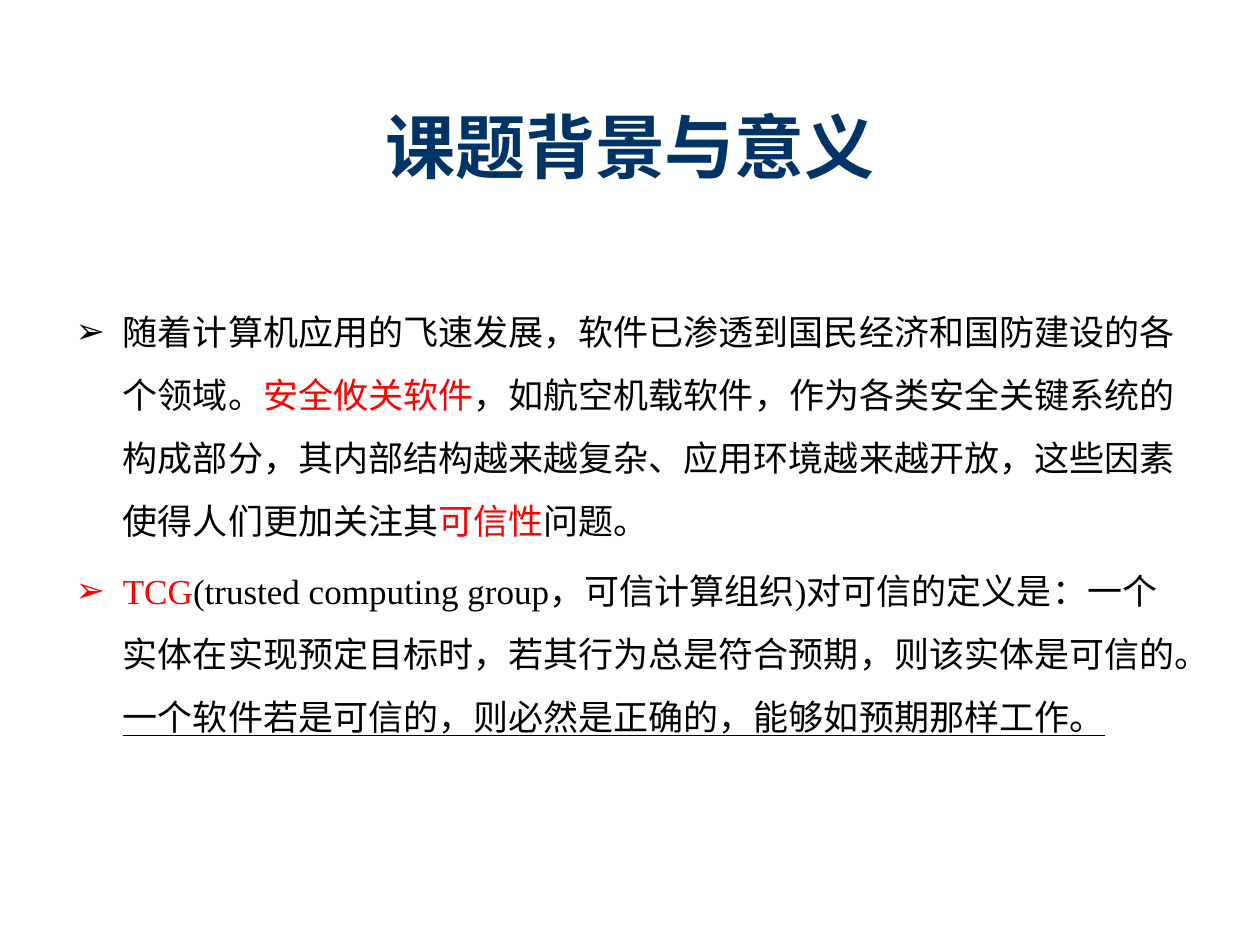
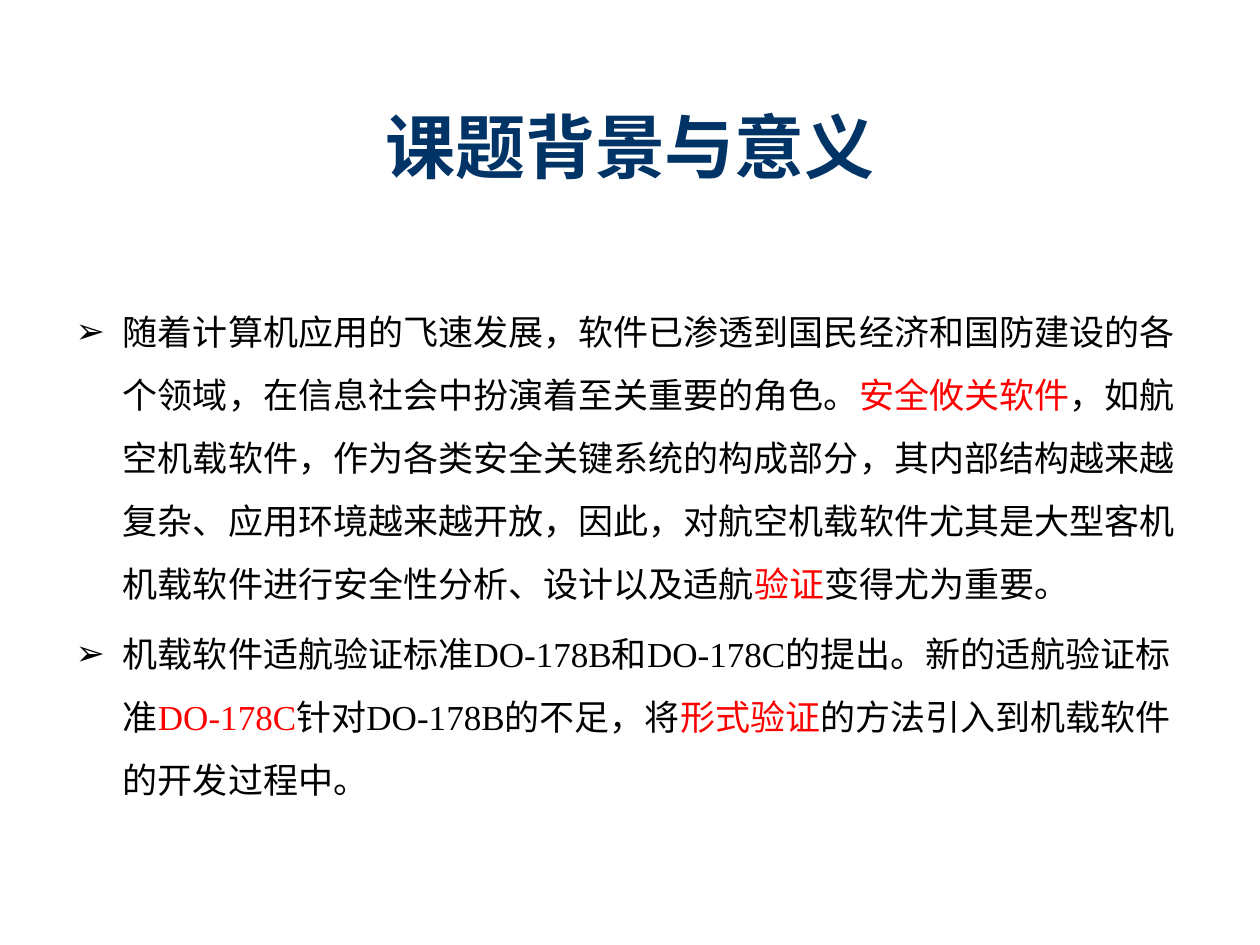
Before and after one commit to destiny1991/--2014--destiny, a slide deck: slide 4 of 开题/SY1406108_陈志伟_开题ppt.pptx. Drawn at 1260x945 pixels with LibreOffice and Linux fonts; fonts in the diff are those of the drawing; background and template pictures are left out. Boxes give left, top, right and bottom in pixels: in the first picture for what was removed or moved away, otherwise in the second. Text is boxed around its words. In the diff, an @@ line names an element or a change of style, - is before the commit and + after.

```diff
--- a/开题/SY1406108_陈志伟_开题ppt.pptx
+++ b/开题/SY1406108_陈志伟_开题ppt.pptx
@@ text at [123, 315, 1175, 796]: text changed @@
-➢ 随着计算机应用的飞速发展，软件已渗透到国民经济和国防建设的各个领域。安全攸关软件，如航空机载软件，作为各类安全关键系统的构成部分，其内部结构越来越复杂、应用环境越来越开放，这些因素使得人们更加关注其可信性问题。
-➢ TCG(trusted computing group，可信计算组织)对可信的定义是：一个实体在实现预定目标时，若其行为总是符合预期，则该实体是可信的。一个软件若是可信的，则必然是正确的，能够如预期那样工作。
+➢ 随着计算机应用的飞速发展，软件已渗透到国民经济和国防建设的各个领域，在信息社会中扮演着至关重要的角色。安全攸关软件，如航空机载软件，作为各类安全关键系统的构成部分，其内部结构越来越复杂、应用环境越来越开放，因此，对航空机载软件尤其是大型客机机载软件进行安全性分析、设计以及适航验证变得尤为重要。
+➢ 机载软件适航验证标准DO-178B和DO-178C的提出。新的适航验证标准DO-178C针对DO-178B的不足，将形式验证的方法引入到机载软件的开发过程中。
```
Also in this commit, not shown: 15 other slides changed, 2 other files.
